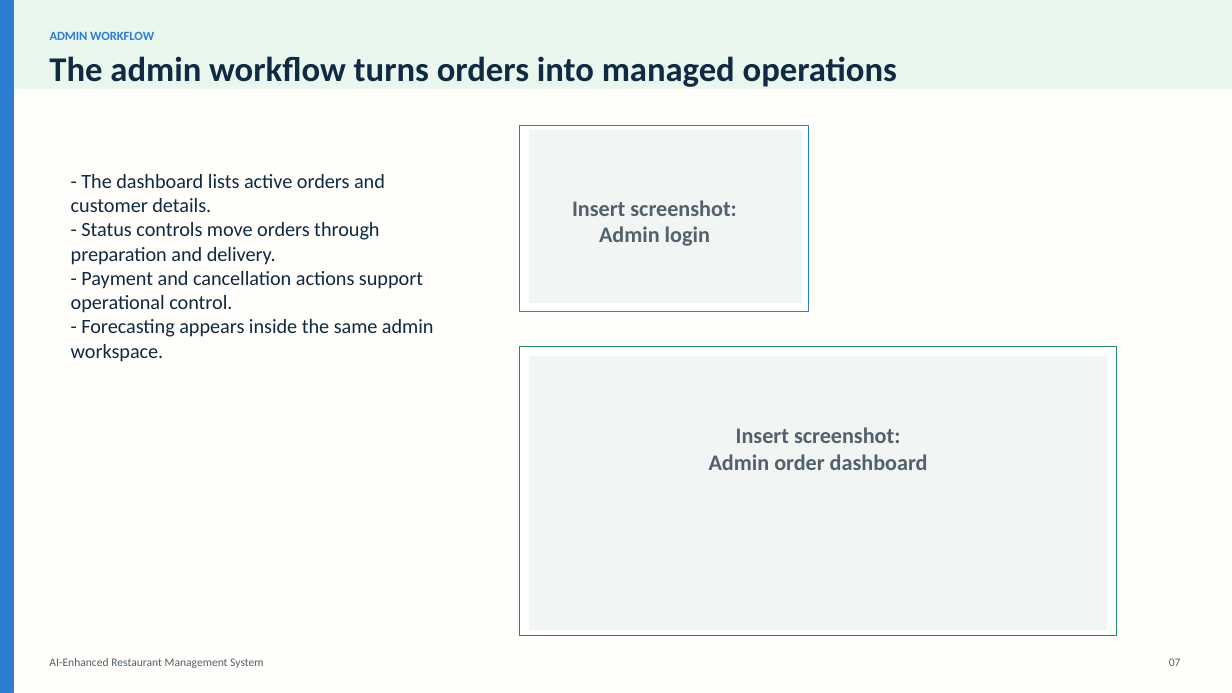
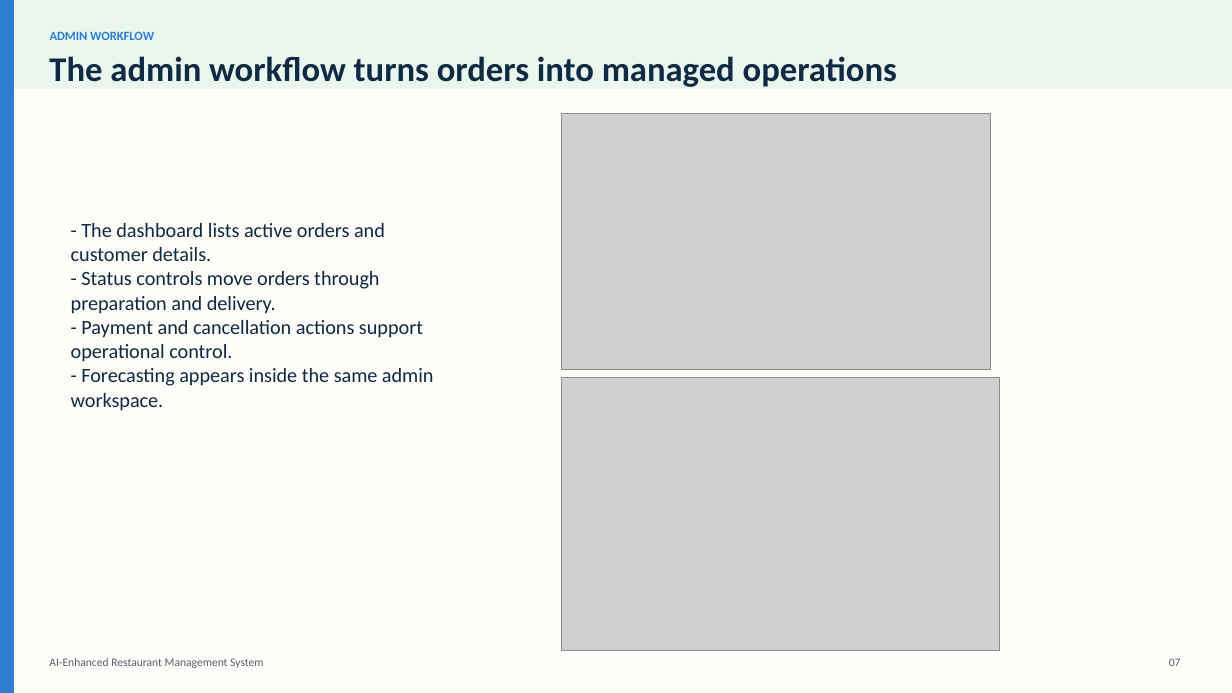
Before and after one commit to PaulElielk/restaurant-management-master, a slide deck: slide 7 of capstone_presentation_ai_restaurant_system_visual.pptx. Drawn at 1232x693 pixels with LibreOffice and Linux fonts; fonts in the diff are those of the drawing; grey boxes stand for pictures. Boxes give left, top, right and bottom in pixels: in the first picture for what was removed or moved away, otherwise in the second. Text is boxed around its words. In the diff, an @@ line names an element or a change of style, - is before the commit and + after.

```diff
--- a/capstone_presentation_ai_restaurant_system_visual.pptx
+++ b/capstone_presentation_ai_restaurant_system_visual.pptx
@@ picture added at (x1=562, y1=114, x2=991, y2=370) @@
@@ rectangle removed at (x1=519, y1=125, x2=808, y2=311) @@
@@ rectangle removed at (x1=530, y1=131, x2=802, y2=302) @@
@@ text removed at (x1=572, y1=200, x2=736, y2=246) @@
-Insert screenshot:
-Admin login
@@ text "- The dashboard lists active ..." moved from (x1=71, y1=174, x2=434, y2=362) to (x1=71, y1=223, x2=434, y2=411) @@
@@ rectangle removed at (x1=519, y1=347, x2=1116, y2=635) @@
@@ rectangle removed at (x1=530, y1=356, x2=1107, y2=629) @@
@@ picture added at (x1=562, y1=377, x2=999, y2=651) @@
@@ text removed at (x1=709, y1=427, x2=928, y2=470) @@
-Insert screenshot:
-Admin order dashboard
```
Also in this commit, not shown: 9 other slides changed, 3 slides added, 2 slides removed, 17 other files.
